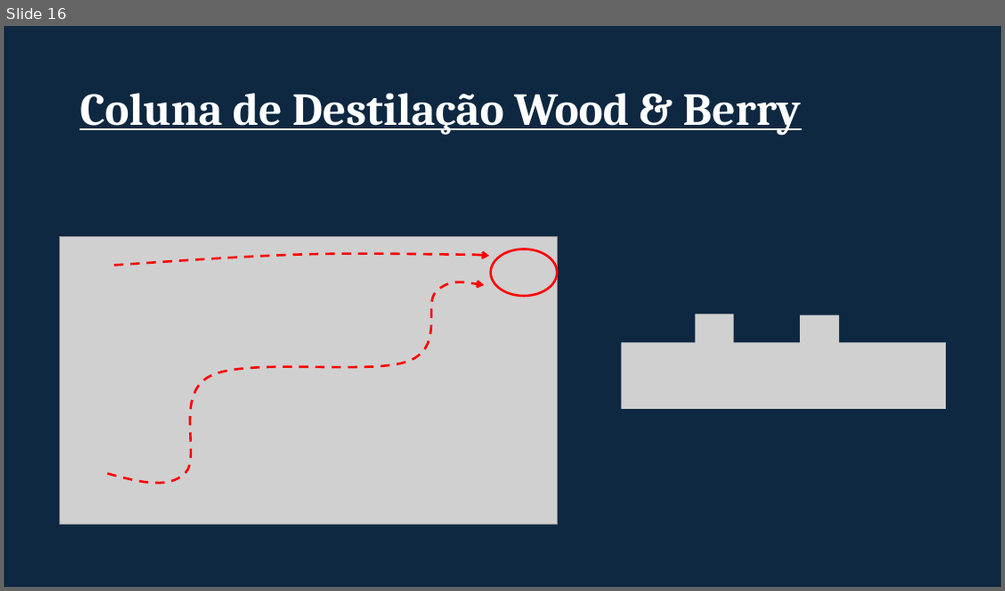
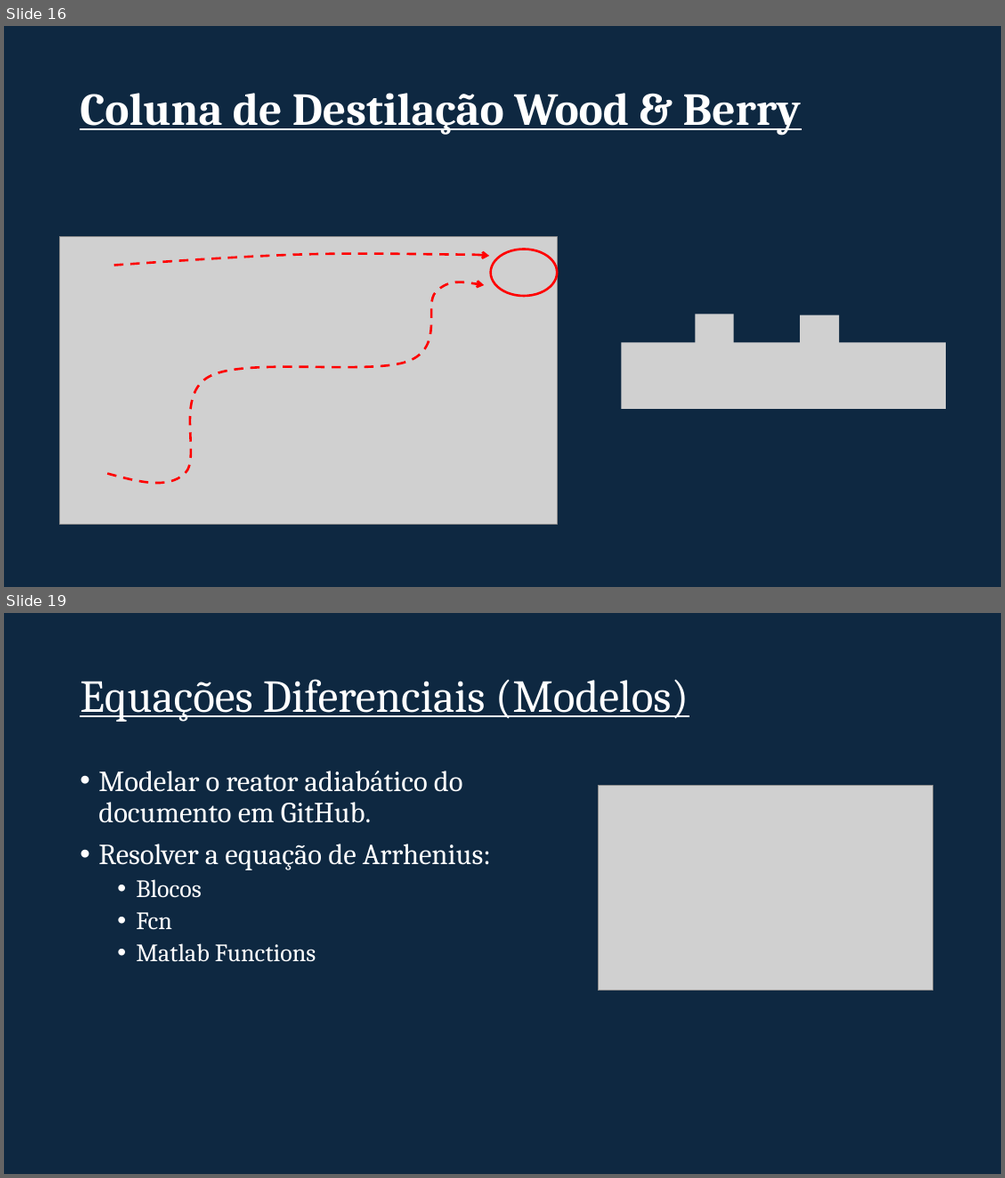
Before and after one commit to sergioacg/simulink-ep, a slide deck: Simulink.pptx. Shown one above the other, each under a label of ours: slide 16 before the commit, slides 16 and 19 after it; the slides between them are not shown. The pictures are 1005x591 and 1005x1178 pixels, drawn with LibreOffice and Linux fonts; fonts in the diff are those of the drawing; grey boxes stand for pictures; background and template pictures are left out. Boxes give left, top, right and bottom in pixels: in the first picture for what was removed or moved away, otherwise in the second. Text is boxed around its words. In the diff, an @@ line names an element or a change of style, - is before the commit and + after.

```diff
--- a/Simulink.pptx
+++ b/Simulink.pptx
@@ slide 19 added at [4,613,1001,1174], background #0E2841 @@
@@ title added at [80,679,688,722], 44 pt, text #FFFFFF, underline @@
+Equações Diferenciais (Modelos)
@@ text added at [98,771,491,962], 28 pt, text #FFFFFF @@
+• Modelar o reator adiabático do documento em GitHub.
+• Resolver a equação de Arrhenius:
+  • Blocos
+  • Fcn
+  • Matlab Functions
@@ picture added at [598,786,932,990] @@
```
Also in this commit, not shown: 3 other slides added, 10 other files.
